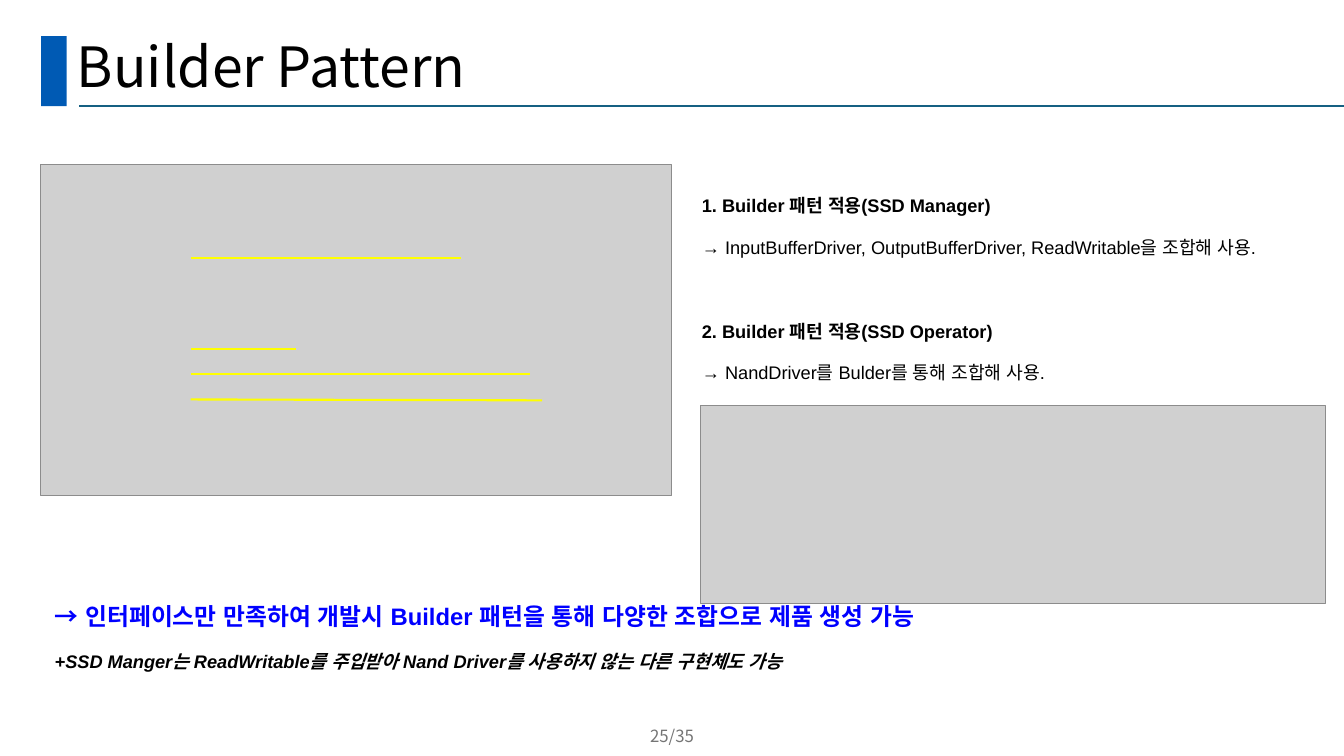
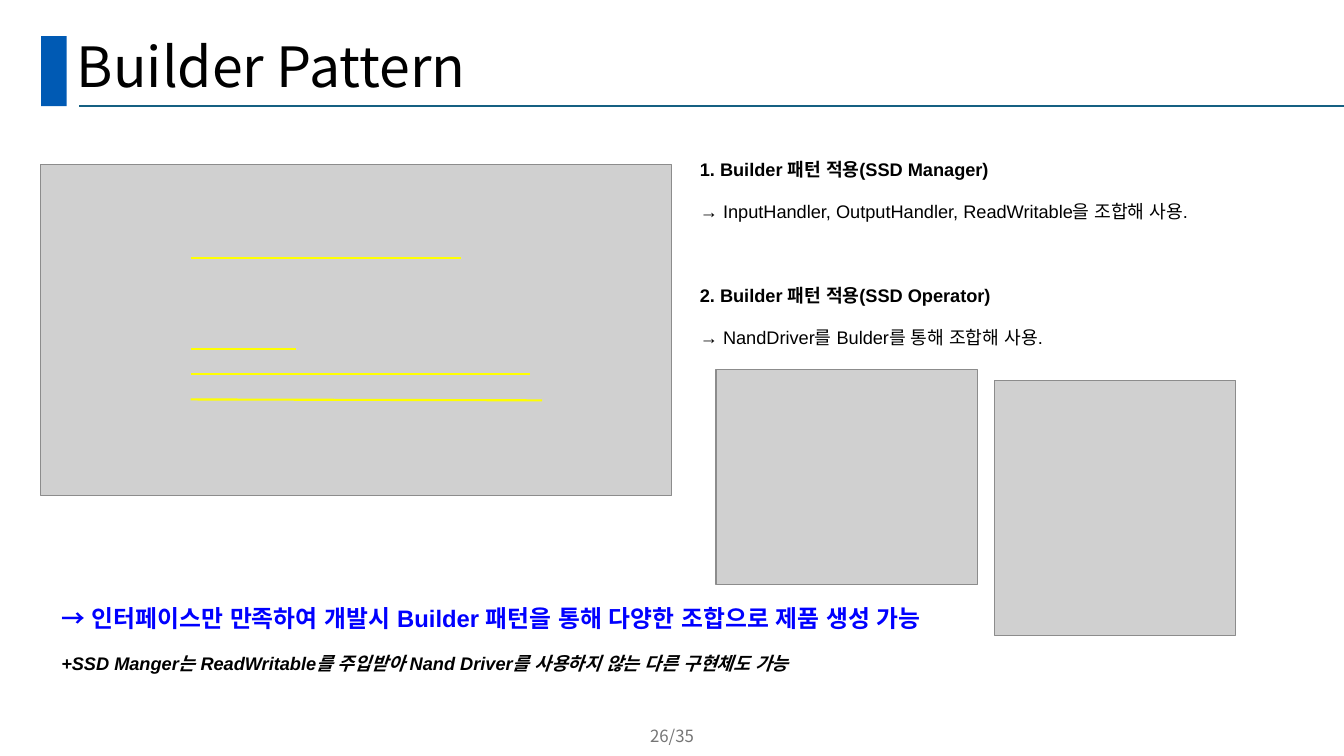
Before and after one commit to sunw-moon-9136/ssd-accept-all, a slide deck: slide 26 of presentation/25_CRA_5차_JAVA_A조.pptx (slide 25 before the commit). Drawn at 1344x756 pixels with LibreOffice and Linux fonts; fonts in the diff are those of the drawing; grey boxes stand for pictures. Boxes give left, top, right and bottom in pixels: in the first picture for what was removed or moved away, otherwise in the second. Text is boxed around its words. In the diff, an @@ line names an element or a change of style, - is before the commit and + after.

Commit message:
ppt

```diff
--- a/presentation/25_CRA_5차_JAVA_A조.pptx
+++ b/presentation/25_CRA_5차_JAVA_A조.pptx
@@ text "1. Builder 패턴 적용(SSD Manager)" moved from (x1=702, y1=196, x2=1256, y2=381) to (x1=700, y1=160, x2=1188, y2=346) @@
@@ text at (x1=723, y1=202, x2=1188, y2=222): text changed @@
-→ InputBufferDriver, OutputBufferDriver, ReadWritable을 조합해 사용.
+→ InputHandler, OutputHandler, ReadWritable을 조합해 사용.
@@ picture added at (x1=716, y1=370, x2=977, y2=585) @@
@@ picture added at (x1=994, y1=380, x2=1236, y2=635) @@
@@ picture removed at (x1=701, y1=406, x2=1326, y2=604) @@
@@ text "→ 인터페이스만 만족하여 개발시 Builder ..." rewrapped from (x1=55, y1=601, x2=914, y2=670) to (x1=61, y1=607, x2=921, y2=672) @@
@@ page number at (x1=650, y1=729, x2=694, y2=745): text changed @@
-25/35
+26/35
```
Also in this commit, not shown: 6 other slides changed, 1 slide added.
